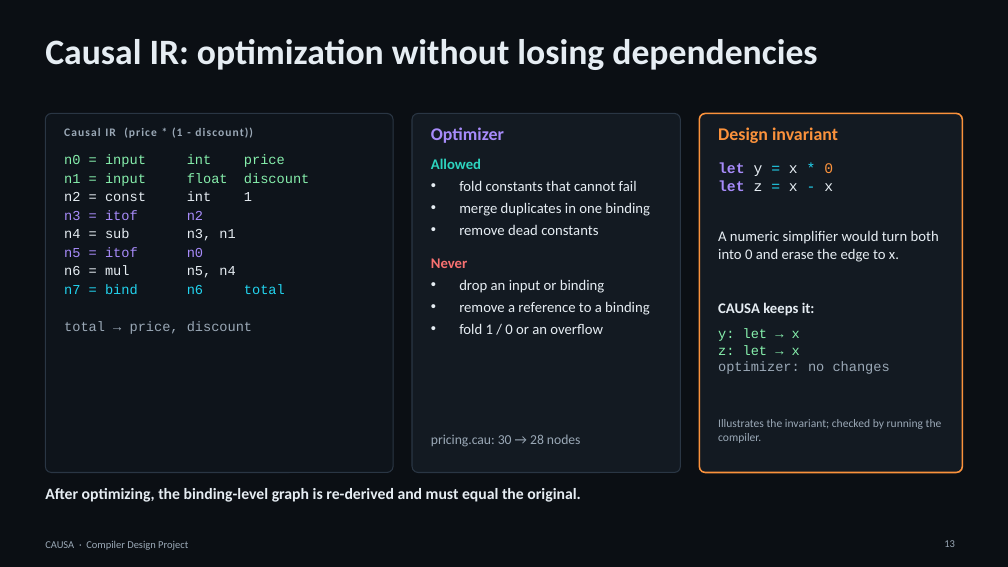
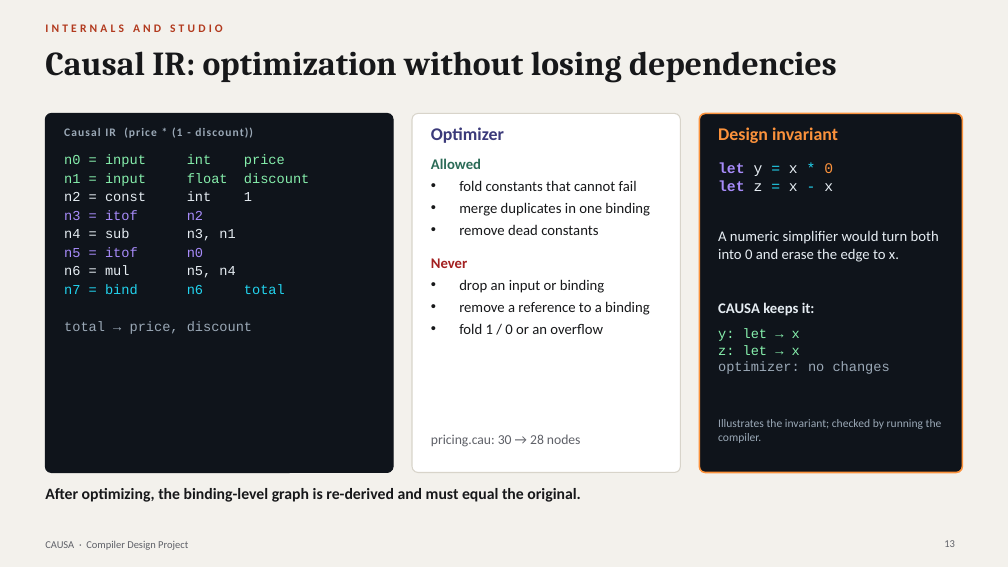
Before and after one commit to ujvall/Causa, a slide deck: slide 13 of presentation/CAUSA_Final_Presentation.pptx. Drawn at 1008x567 pixels with LibreOffice and Linux fonts; fonts in the diff are those of the drawing. Boxes give left, top, right and bottom in pixels: in the first picture for what was removed or moved away, otherwise in the second. Text is boxed around its words. In the diff, an @@ line names an element or a change of style, - is before the commit and + after.

Commit message:
Restyle presentation: light paper canvas, serif headings, consistent theme

```diff
--- a/presentation/CAUSA_Final_Presentation.pptx
+++ b/presentation/CAUSA_Final_Presentation.pptx
@@ background #0B0F14 to #F3F1EC @@
@@ text added at box(45, 24, 223, 32), 11 pt, text #B23A1E, bold @@
+INTERNALS AND STUDIO
@@ title "Causal IR: optimization without losing ...": place and size @@
-title "Causal IR: optimization without losing ..." at box(45, 39, 817, 70)
+title "Causal IR: optimization without losing ..." at box(45, 51, 836, 83)
@@ title "Causal IR: optimization without losing ..." at box(45, 51, 836, 83): size 34 to 32 pt, font Calibri to Cambria, text colour #E6EDF3 to #17181A @@
@@ rounded rectangle at box(45, 113, 393, 473): fill #0E141B to #0F141B; outline #2A3644 1 pt to #0F141B 1 pt @@
@@ rounded rectangle at box(412, 113, 681, 473): fill #131A22 to #FFFFFF; outline #2A3644 1 pt to #D8D4CA 1 pt @@
@@ rounded rectangle at box(699, 113, 963, 473): fill #131A22 to #0F141B @@
@@ text "Optimizer" at box(431, 127, 504, 143): text colour #A78BFA to #3B3A7A @@
@@ text "Allowed" at box(431, 158, 650, 334): text colour #2DD4BF to #2B6B57 in "Allowed"; text colour #E6EDF3 to #17181A; text colour #F87171 to #A32020 in "Never" @@
@@ text "After optimizing, the binding-level graph ..." at box(45, 488, 581, 502): text colour #E6EDF3 to #17181A @@
@@ text colour #9AA8B6 to #5F6168 in 3 elements at box(45, 541, 188, 550), box(431, 434, 581, 447), box(944, 540, 955, 547) @@
```
Also in this commit, not shown: 19 other slides changed, 2 other files.
